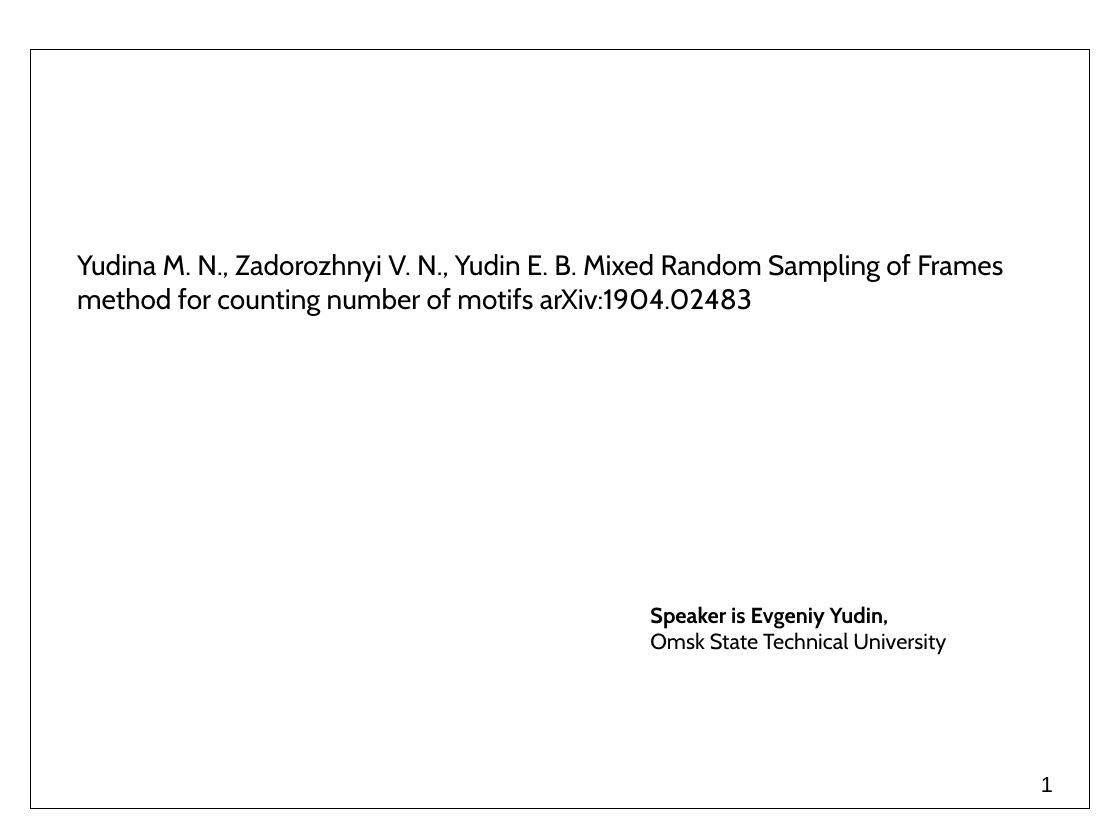
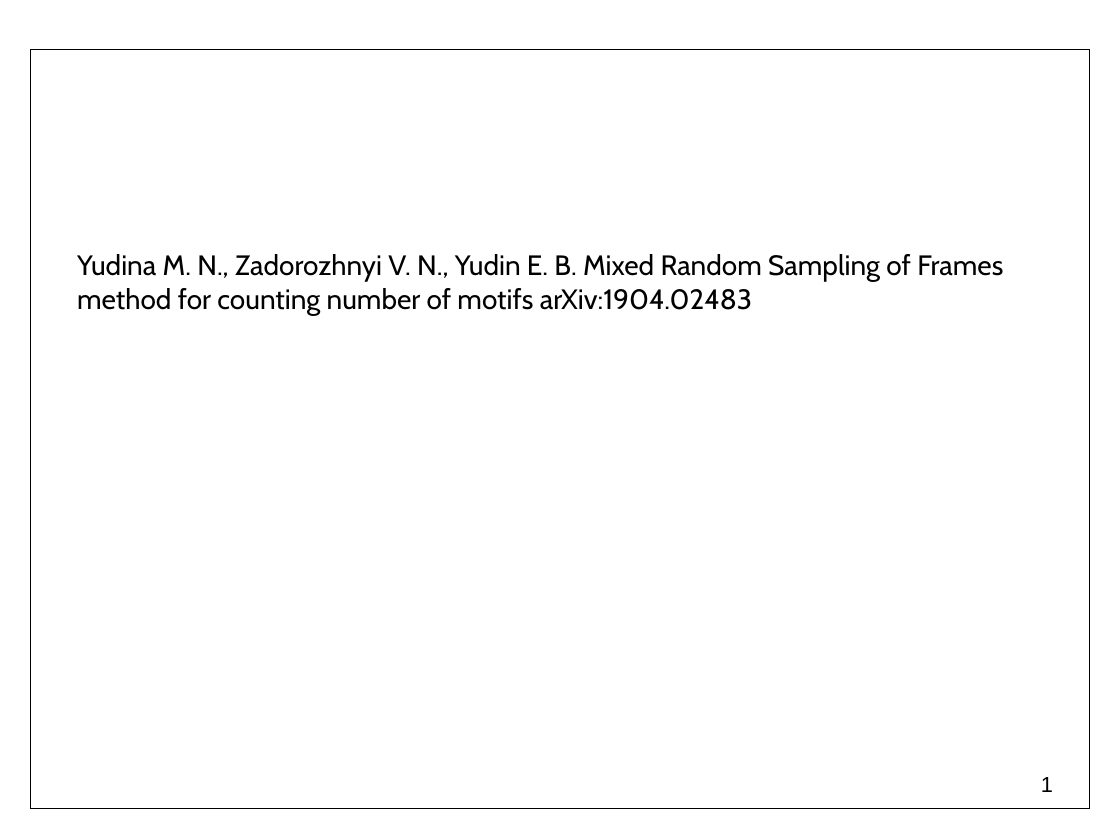
Before and after one commit to yudinev/yudinev.github.io, a slide deck: slide 1 of files/Sampling.ppt. Drawn at 1120x840 pixels with LibreOffice and Linux fonts; fonts in the diff are those of the drawing. Boxes give left, top, right and bottom in pixels: in the first picture for what was removed or moved away, otherwise in the second. Text is boxed around its words. In the diff, an @@ line names an element or a change of style, - is before the commit and + after.

Commit message:
fix pres

```diff
--- a/files/Sampling.ppt
+++ b/files/Sampling.ppt
@@ text removed at bbox=[650, 606, 946, 655] @@
-Speaker is Evgeniy Yudin,
-Omsk State Technical University
```
